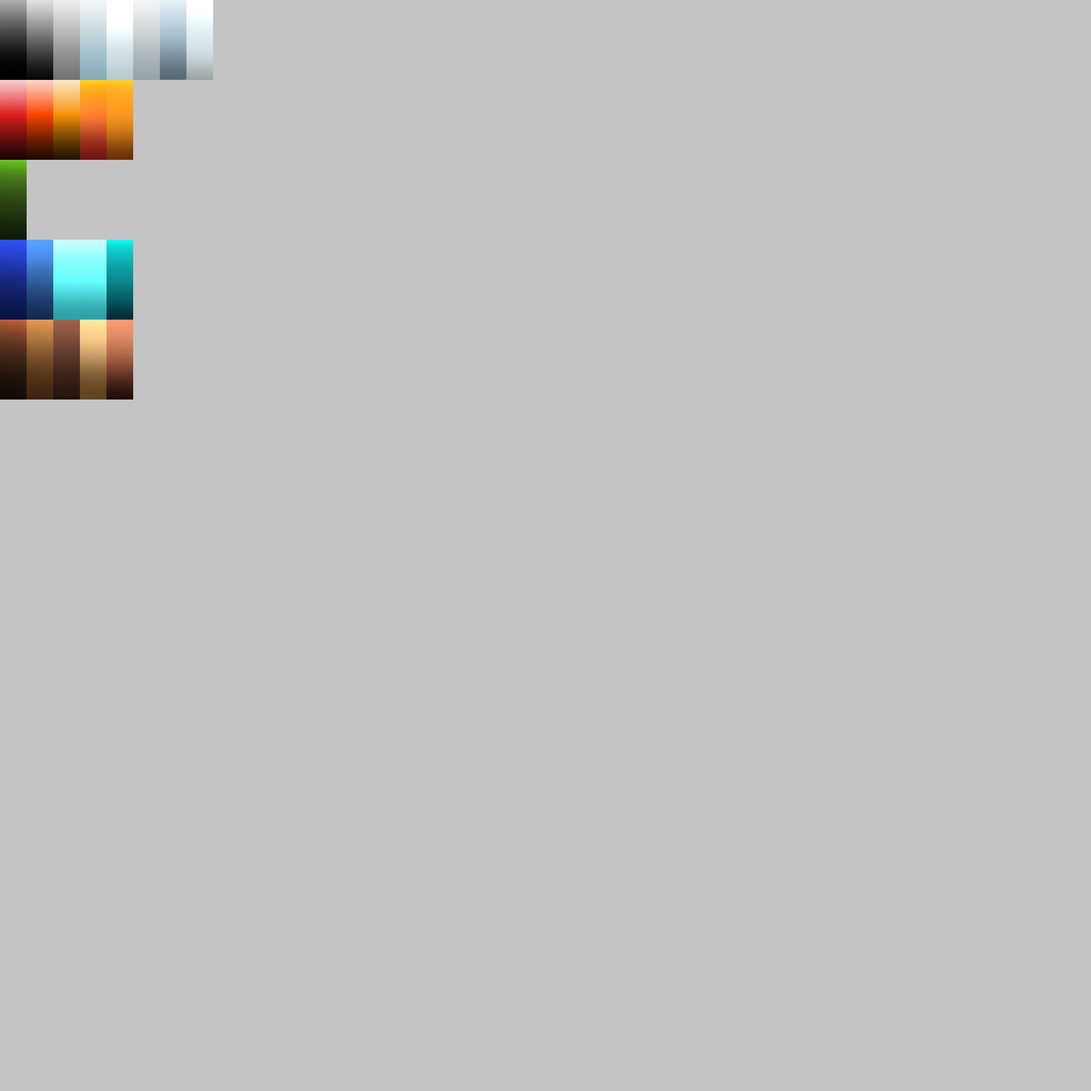
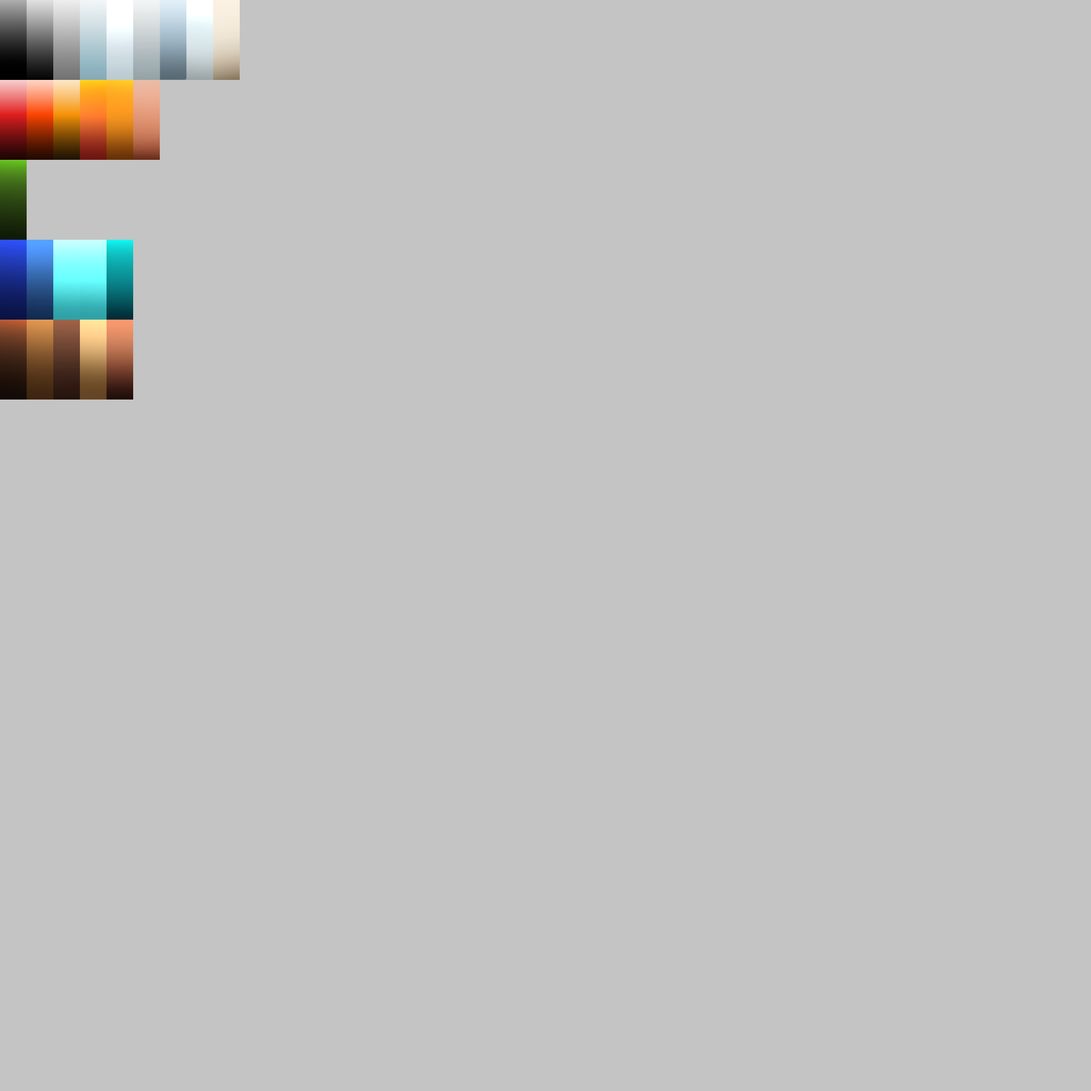
Revision of a layered 1091 x 1091 image; what changed, layer by layer:
added layer "Layer 1 copy 22" above "Layer 1 copy 2" over [133, 79, 160, 160]
added layer "Layer 1 copy 23" above "Layer 1 copy 16" over [213, 0, 240, 80]
